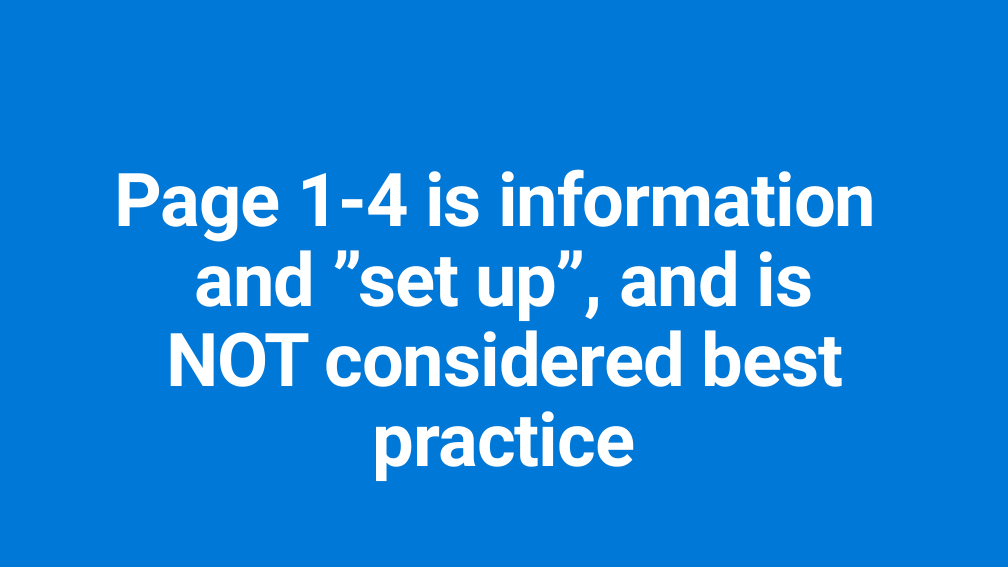
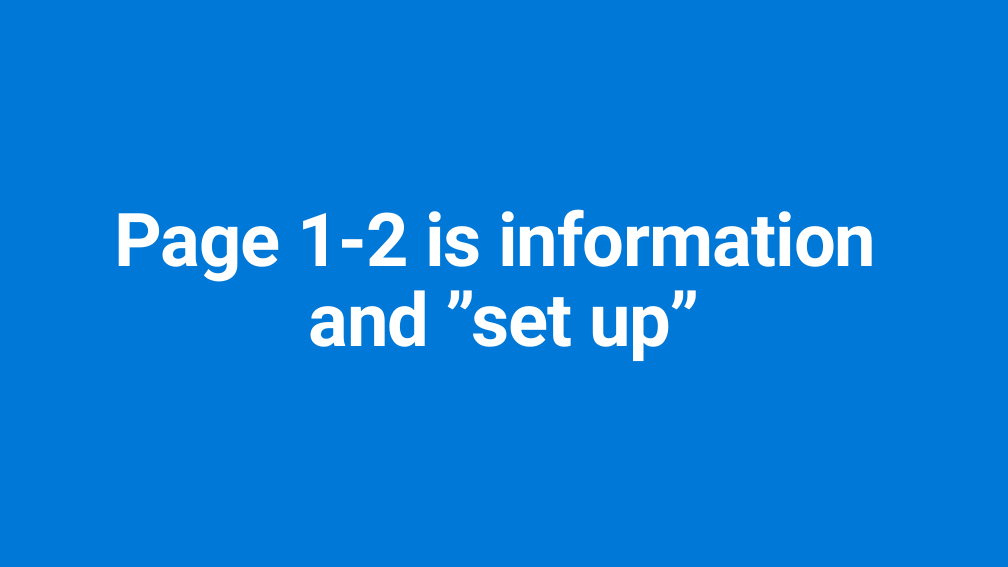
Before and after one commit to ActiveSolution/aiw-cloud-native, a slide deck: slide 38 of AIW Cloud Native.pptx. Drawn at 1008x567 pixels with LibreOffice and Linux fonts; fonts in the diff are those of the drawing. Boxes give left, top, right and bottom in pixels: in the first picture for what was removed or moved away, otherwise in the second. Text is boxed around its words. In the diff, an @@ line names an element or a change of style, - is before the commit and + after.

```diff
--- a/AIW Cloud Native.pptx
+++ b/AIW Cloud Native.pptx
@@ title at [114,209,876,361]: text changed @@
-Page 1-4 is information
-and ”set up”, and is
-NOT considered best practice
+Page 1-2 is information
+and ”set up”
```
Also in this commit, not shown: 6 other slides changed, 3 slides added, 1 slide removed.
